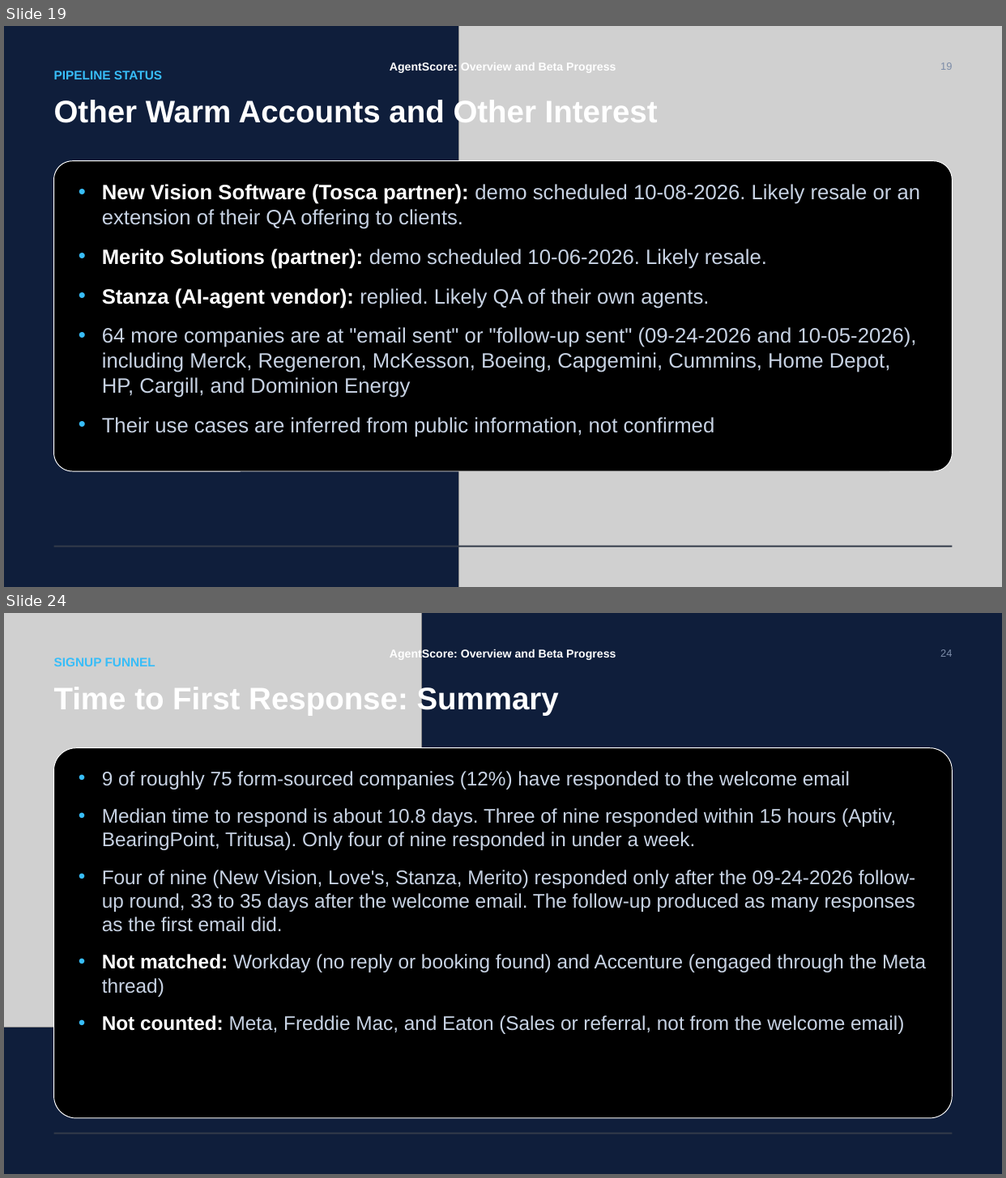
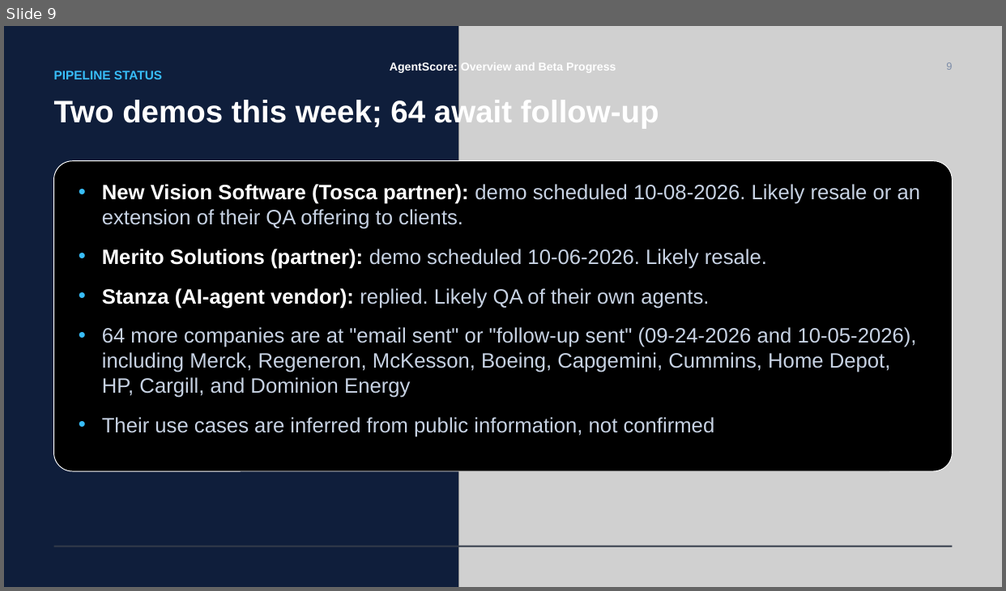
Before and after one commit to ADemers-tricentis/agent-score, a slide deck: docs/decks/AgentScore - Overview and Pipeline Status.pptx. Shown one above the other, each under a label of ours: slides 19 and 24 before the commit, slide 9 after it; the slides between them are not shown. The pictures are 1006x1178 and 1006x591 pixels, drawn with LibreOffice and Linux fonts; fonts in the diff are those of the drawing; grey boxes stand for pictures. Boxes give left, top, right and bottom in pixels: in the first picture for what was removed or moved away, otherwise in the second. Text is boxed around its words. In the diff, an @@ line names an element or a change of style, - is before the commit and + after.

```diff
--- a/docs/decks/AgentScore - Overview and Pipeline Status.pptx
+++ b/docs/decks/AgentScore - Overview and Pipeline Status.pptx
@@ slide 24 removed at <box>4,613,1002,1174</box>, background #0F1E3B @@
@@ picture removed at <box>4,613,423,1028</box> @@
@@ text removed at <box>54,658,155,666</box> @@
-SIGNUP FUNNEL
@@ text removed at <box>390,649,616,661</box> @@
-AgentScore: Overview and Beta Progress
@@ text removed at <box>940,649,952,657</box> @@
-24
@@ text removed at <box>54,684,559,715</box> @@
-Time to First Response: Summary
@@ rounded rectangle removed at <box>54,747,953,1118</box> @@
@@ text removed at <box>102,771,926,1034</box> @@
-• 9 of roughly 75 form-sourced companies (12%) have responded to the welcome email
-• Median time to respond is about 10.8 days. Three of nine responded within 15 hours (Aptiv, BearingPoint, Tritusa). Only four of nine responded in under a week.
-• Four of nine (New Vision, Love's, Stanza, Merito) responded only after the 09-24-2026 follow-up round, 33 to 35 days after the welcome email. The follow-up produced as many responses as the first email did.
-• Not matched: Workday (no reply or booking found) and Accenture (engaged through the Meta thread)
-• Not counted: Meta, Freddie Mac, and Eaton (Sales or referral, not from the welcome email)
@@ rectangle removed at <box>54,1132,953,1134</box> @@
@@ what was slide 19 is now slide 9 @@
@@ slide 9 changed as well @@
@@ text at <box>946,62,952,70</box>: text changed @@
-19
+9
@@ text at <box>54,97,659,128</box>: text changed @@
-Other Warm Accounts and Other Interest
+Two demos this week; 64 await follow-up
```
Also in this commit, not shown: 19 other slides changed, 2 slides added, 2 other slides removed, 24 other files.
